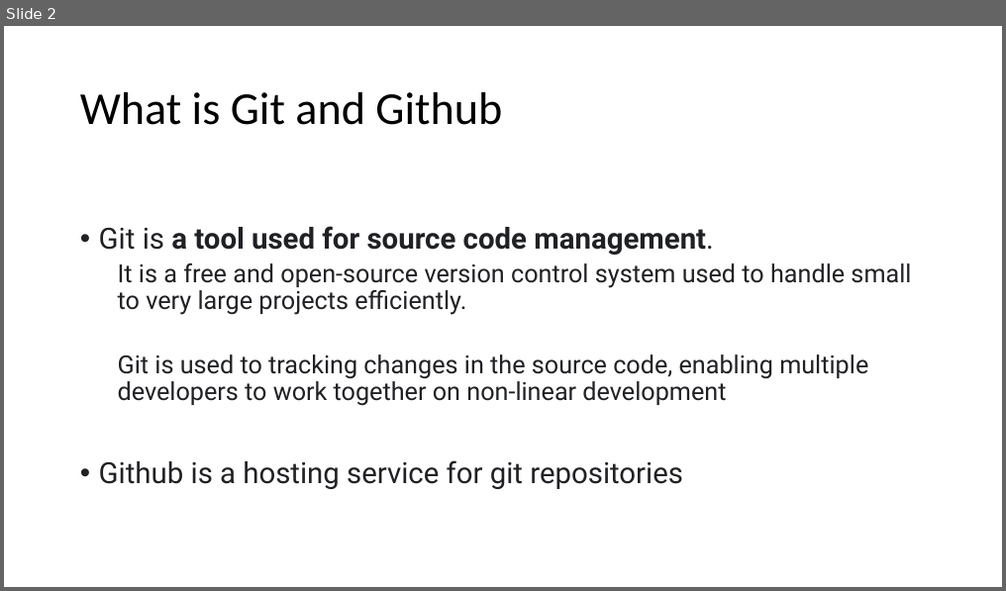
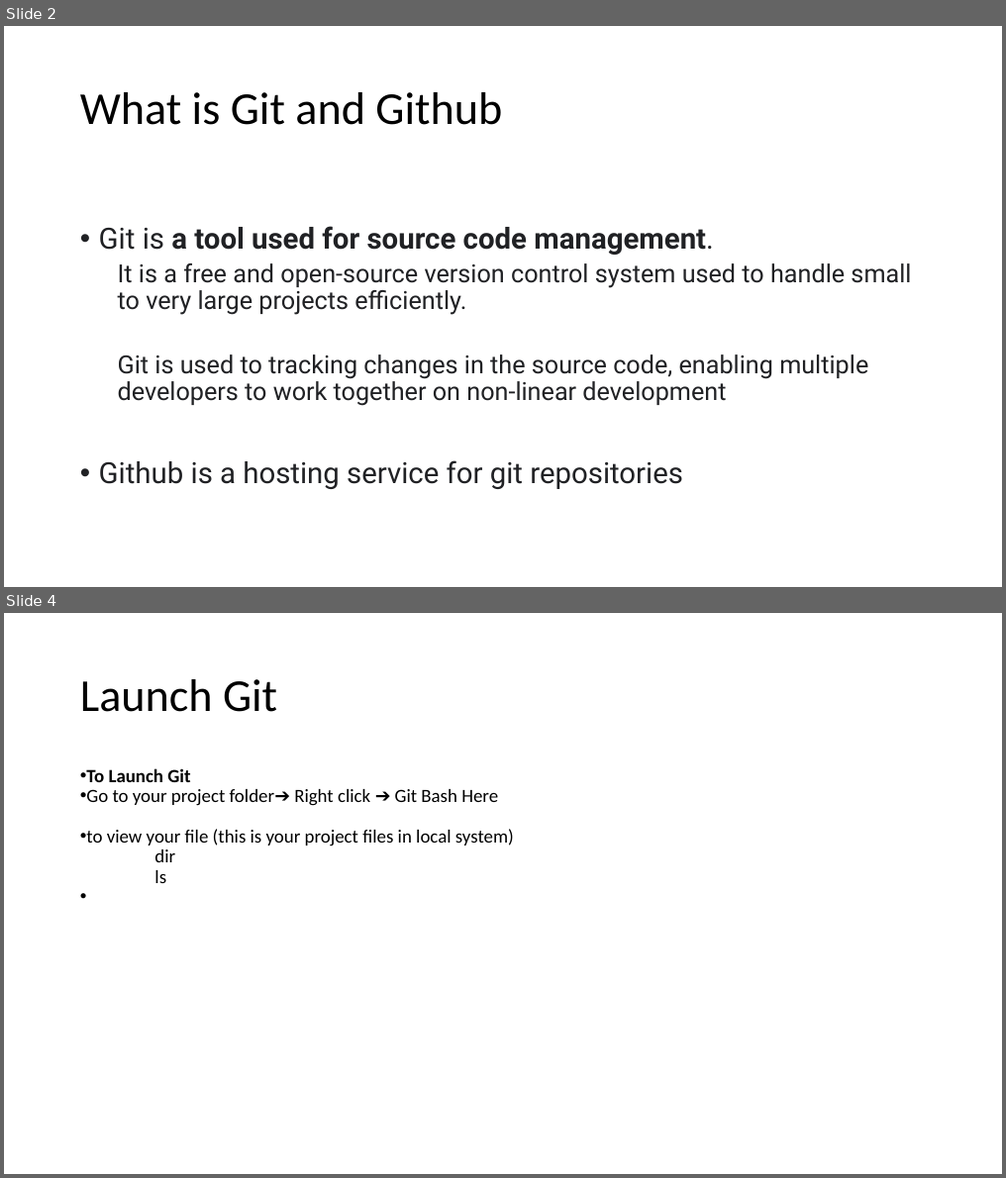
Before and after one commit to Santi2020/Study-Notes, a slide deck: Git_And_GitHub_Demo.docx.pptx. Shown one above the other, each under a label of ours: slide 2 before the commit, slides 2 and 4 after it; the slides between them are not shown. The pictures are 1006x591 and 1006x1178 pixels, drawn with LibreOffice and Linux fonts; fonts in the diff are those of the drawing. Boxes give left, top, right and bottom in pixels: in the first picture for what was removed or moved away, otherwise in the second. Text is boxed around its words. In the diff, an @@ line names an element or a change of style, - is before the commit and + after.

```diff
--- a/Git_And_GitHub_Demo.docx.pptx
+++ b/Git_And_GitHub_Demo.docx.pptx
@@ slide 4 added at <box>4,613,1002,1174</box>, background #FFFFFF @@
@@ title added at <box>80,679,277,712</box>, 44 pt, text #000000 @@
+Launch Git
@@ text added at <box>86,768,514,883</box>, 18 pt, text #000000 @@
+• To Launch Git
+• Go to your project folder➔ Right click ➔ Git Bash Here
+• to view your file (this is your project files in local system)
+dir
+ls
```
Also in this commit, not shown: 11 other slides added, 12 slides removed, 1 other file.
